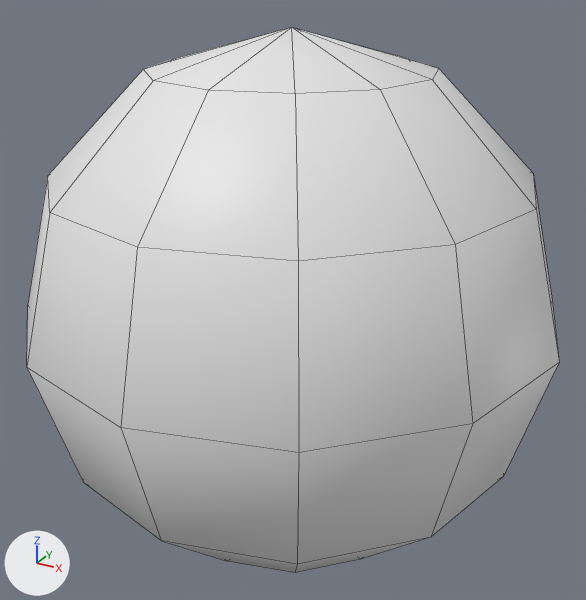
The FBX model Elementarium/Assets/Shaders/Sources/Fire/LowPolySphere.fbx as it was, and as the next commit left it.
Before and after are seen from a 50 mm lens placed at (0.686, -1.243, 0.627), pointed at (0.001, 0.003, 0.005). The axes (+X, +Y, +Z) are drawn at lower left. The lights are the same throughout. Mesh edges are drawn as thin lines. Where no turn or scale is listed for an object, it has been applied to the vertices.

Names of what the first picture shows: 'LowPolySphere'.
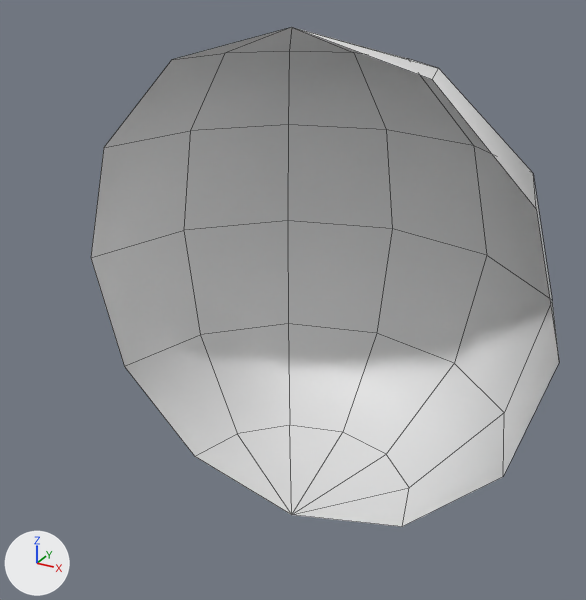
What the commit changed:
me_sphere is used by ob_lowpolysphere; location (0.0, 0.0, 0.0).
me_sphere had 62 vertices, 72 faces and spanned x -0.5..0.5, y -0.5..0.5, z -0.5..0.5.
me_sphere now has 37 vertices, 36 faces and spans x -0.5..0.5, y 0.0..0.5, z -0.5..0.5.
Part 1, on me_sphere:
25 vertices are removed from x -0.433..0.433, y -0.5..-0.125, z -0.433..0.433.
36 faces are deleted.

Changed parts and their boxes [x1, y1, x2, y2] in the pictures (586 x 600 px):
'LowPolySphere', reshaped (12% narrower, 8% shorter): before [27, 27, 559, 573]; after [91, 27, 559, 527]
part 1 of me_sphere, deleted: before [27, 27, 559, 573]
